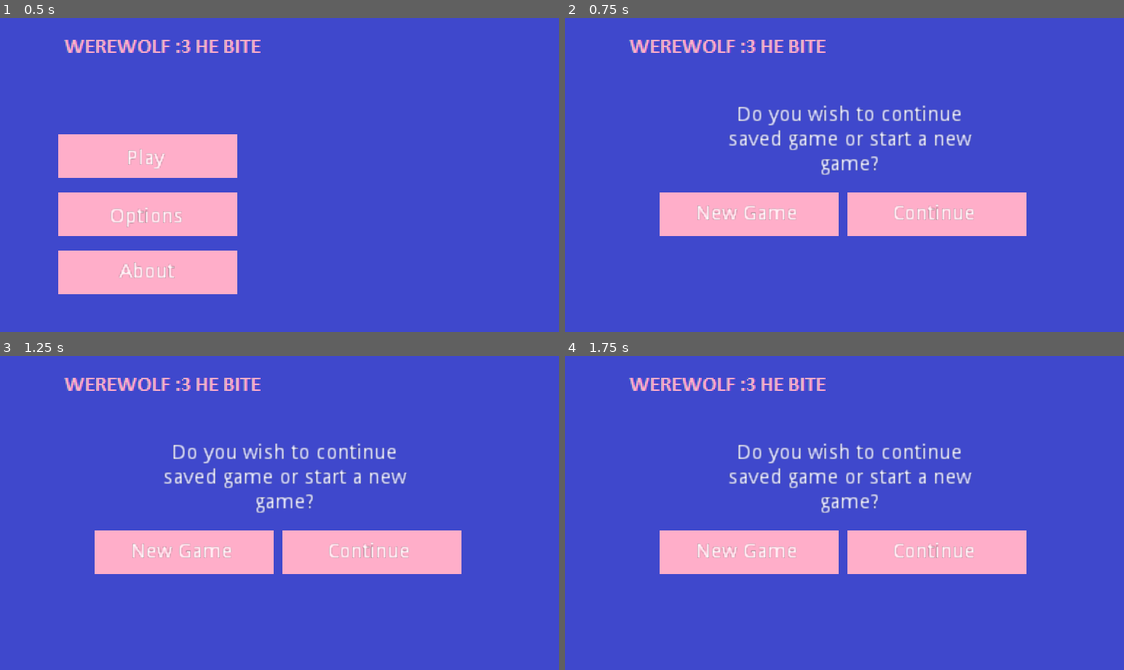
Above: before the commit, frames 1-4 (two rows, left to right).
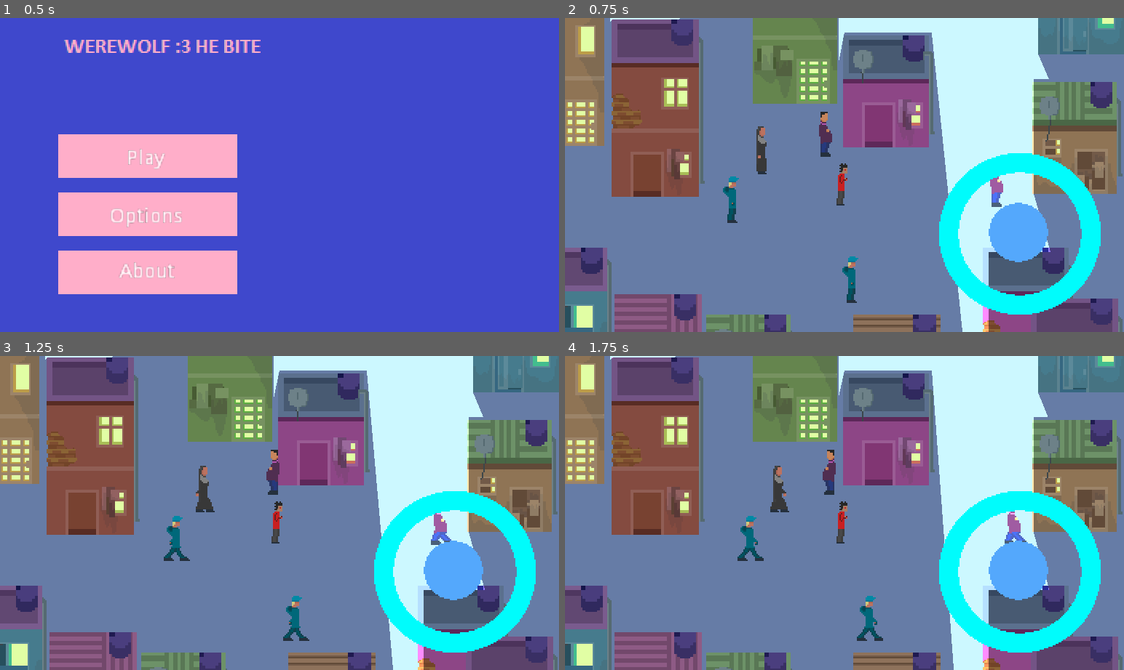
Above: after the commit, the same moments.

Repository: StitchedTeam/werewolf
Game: Godot game, scene res://GameScenes/MainMenu.tscn
Same seed, same stepped clock (60 frames per second), same inputs: the game is played once before the commit and once after it.
Inputs (mouse positions are in pixels of both pictures, inside the frame that each line leads up to):
- Up to frame 1 (0.5 s): no input
- Up to frame 2 (0.75 s): click "Play" at 0.5 s
- Up to frame 3 (1.25 s): no input
- Up to frame 4 (1.75 s): click (749, 550) at 1.25 s, where only the run before the commit has a clickable "New Game"

Frame 1 is identical in both runs. In frame 2, 100% of the frame differs, in the area x 0-100%, y 0-100%; in frame 3, 100%; in frame 4, 100%.
Error after the commit: Invalid get index 'priest_alive' (on base: 'Nil'). (res://Singletons/Globals.gd:24)

Commit message:
Fixed dicionary saving method and started building loads

Diff:
--- a/Werewolf/Characters/Shepherd/Shepherd.gd
+++ b/Werewolf/Characters/Shepherd/Shepherd.gd
@@ -128,3 +128,7 @@
 	print(GameGlobals.priest_alive)
 	get_tree().queue_delete(self)
 	pass
+
+func remove():
+	get_tree().queue_delete(self)
+	pass
--- a/Werewolf/Characters/Shepherd/Shepherd.tscn
+++ b/Werewolf/Characters/Shepherd/Shepherd.tscn
@@ -442,6 +442,9 @@
 collision_mask = 2
 constant_linear_velocity = Vector2( 0, 0 )
 constant_angular_velocity = 0.0
+friction = 1.0
+bounce = 0.0
+physics_material_override = null
 
 [node name="CollisionShape2D" type="CollisionShape2D" parent="StaticBody2D"]
 position = Vector2( -2, 0 )
@@ -453,8 +456,6 @@
 exclude_parent = true
 cast_to = Vector2( 5, 0 )
 collision_mask = 1
-collide_with_areas = false
-collide_with_bodies = true
 
 [node name="RayCast2D2" type="RayCast2D" parent="."]
 position = Vector2( -2, -15 )
@@ -462,8 +463,6 @@
 exclude_parent = true
 cast_to = Vector2( 5, 0 )
 collision_mask = 1
-collide_with_areas = false
-collide_with_bodies = true
 
 [node name="DirChangeTimer" type="Timer" parent="."]
 process_mode = 1
--- a/Werewolf/GameScenes/MainMenu.gd
+++ b/Werewolf/GameScenes/MainMenu.gd
@@ -13,9 +13,12 @@
 func buttons_check():
 
 	if $Panel/StartButtons/Play.is_pressed():
-		$Panel/NewGameCheck.visible = true
-		$Panel/StartButtons.visible = false
-		$ClickCount.start()
+		if GameGlobals.check_save():
+			$Panel/NewGameCheck.visible = true
+			$Panel/StartButtons.visible = false
+			$ClickCount.start()
+		else:
+			start_game()
 
 	if $Panel/StartButtons/Options.is_pressed():
 		$Panel/StartButtons.visible = false
@@ -32,11 +35,16 @@
 		$Panel/About.visible = false
 		$Panel/Back.visible = false
 
+	if $Panel/NewGameCheck/NewGame.is_pressed():
+		start_game()
+
+	if $Panel/NewGameCheck/Continue.is_pressed():
+		load_game()
+
 	if Input.is_action_just_pressed("click") && !initial_buttons_enabled && !$Panel/NewGameCheck/NewGame.is_pressed() && !$Panel/NewGameCheck/Continue.is_pressed():
 		initial_buttons_enabled = true
 		$Panel/NewGameCheck.visible = false
 		$Panel/StartButtons.visible = true
-
 
 
 	pass
@@ -44,3 +52,13 @@
 func on_click_counted():
 	initial_buttons_enabled = false
 	pass
+
+func start_game():
+	GameGlobals.reset_save()
+	get_tree().change_scene("res://Sandbox/Sandbox.tscn")
+	pass
+
+func load_game():
+	GameGlobals.load_game()
+	get_tree().change_scene("res://Sandbox/Sandbox.tscn")
+	pass
--- a/Werewolf/Sandbox/Sandbox.gd
+++ b/Werewolf/Sandbox/Sandbox.gd
@@ -3,8 +3,8 @@
 var dir = 1
 
 func _ready():
-
-
+	if !GameGlobals.priest_alive.has("1"):
+		$Shepherd.remove()
 	$Enemies/GenericEnemy.player = $Werewolf
 	$Enemies/GenericEnemy2.player = $Werewolf
 	$Enemies/GenericEnemy3.player = $Werewolf
@@ -17,13 +17,6 @@
 	debug_lighting()
 	debug_raycasting()
 	walklight()
-
-	if Input.is_action_just_released("Save"):
-		save(build_save())
-
-	if Input.is_action_just_released("Load"):
-		print(load_game())
-
 	pass
 
 func debug_wolf_mode():
@@ -68,19 +61,3 @@
 		}
 	return save_dic
 	pass
-
-func save(content):
-	var file = File.new()
-	file.open("user://save_game.dat", File.WRITE)
-	file.store_string(content)
-	file.close()
-	return content
-	pass
-
-func load_game():
-	var file = File.new()
-	file.open("user://save_game.dat", File.READ)
-	var content = file.get_as_text()
-	file.close()
-	return content
-	pass
--- a/Werewolf/Singletons/Globals.gd
+++ b/Werewolf/Singletons/Globals.gd
@@ -1,4 +1,47 @@
 extends Node
+
+var save = "user://save_game.dat"
+var file = File.new()
+
+const PRIEST_ALIVE = {"1": true}
+const CHURCH_EXISTS = {"1": true}
+const LIFE = 0
 
 var priest_alive = {"1": true}
 var church_exists = {"1": true}
+var life = 0
+
+func save(content):
+	file.open("user://save_game.dat", File.WRITE)
+	file.store_var(content)
+	file.close()
+	pass
+
+func check_save():
+	file.open("user://save_game.dat", File.READ)
+	var content = file.get_var()
+	file.close()
+	if (content.priest_alive == PRIEST_ALIVE) && (content.church_exists == CHURCH_EXISTS) && (content.life == LIFE):
+		return false
+	else:
+		return true
+	pass
+
+func load_game():
+	file.open("user://save_game.dat", File.READ)
+	var content = file.get_var()
+	priest_alive = content.priest_alive
+	church_exists = content.church_exists
+	life = content.life
+	file.close()
+	pass
+
+func reset_save():
+	var save_dic = {
+		"priest_alive": PRIEST_ALIVE,
+		"church_exist": CHURCH_EXISTS,
+		"life": LIFE
+		}
+
+	save(save_dic)
+	pass
--- a/Werewolf/project.godot
+++ b/Werewolf/project.godot
@@ -143,8 +143,6 @@
 quality/reflections/texture_array_reflections=false
 quality/reflections/high_quality_ggx=false
 quality/shading/force_vertex_shading.mobile=false
-quality/shading/force_lambert_over_burley.mobile=false
-quality/shading/force_blinn_over_ggx.mobile=false
 quality/depth_prepass/enable=false
 quality/subsurface_scattering/weight_samples=false
 quality/voxel_cone_tracing/high_quality=false
@@ -152,3 +150,5 @@
 quality/reflections/atlas_subdiv=0
 quality/depth/hdr=false
 environment/default_environment="res://default_env.tres"
+quality/shading/force_lambert_over_burley.mobile=false
+quality/shading/force_blinn_over_ggx.mobile=false
